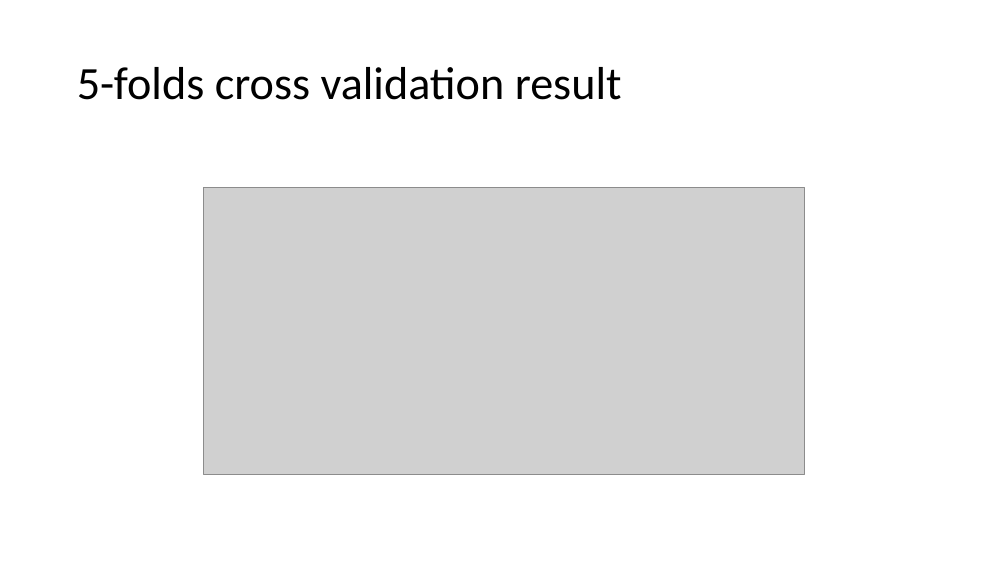
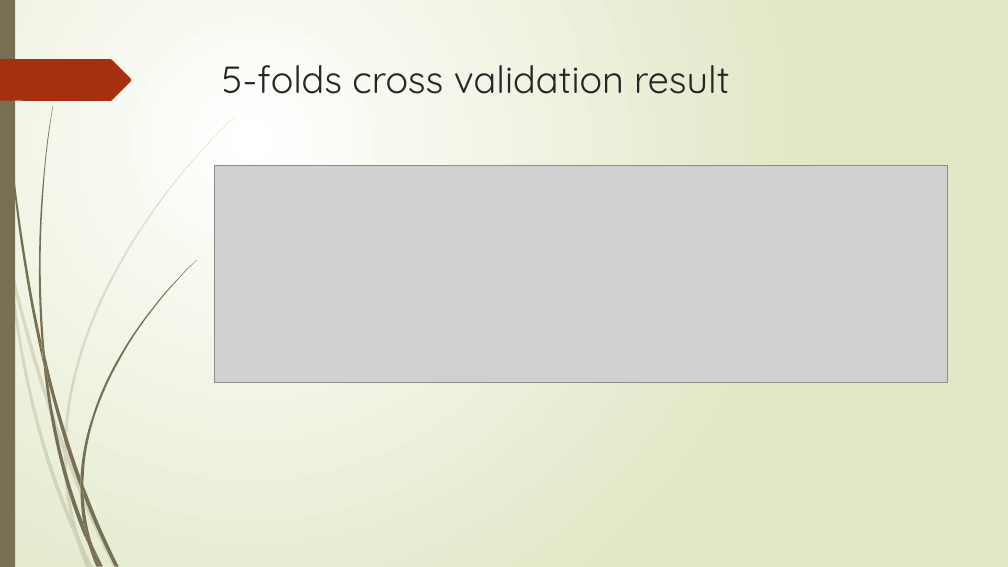
Before and after one commit to arifyali/50-percent-Chance-of-Awesome, a slide deck: slide 14 of Combined Slidedeck.pptx. Drawn at 1008x567 pixels with LibreOffice and Linux fonts; fonts in the diff are those of the drawing; grey boxes stand for pictures. Boxes give left, top, right and bottom in pixels: in the first picture for what was removed or moved away, otherwise in the second. Text is boxed around its words. In the diff, an @@ line names an element or a change of style, - is before the commit and + after.

```diff
--- a/Combined Slidedeck.pptx
+++ b/Combined Slidedeck.pptx
@@ background #FFFFFF to gradient #FFFFFF to #DFE8C4 @@
@@ rectangle added at box(0, 0, 15, 567), fill #766F54 @@
@@ freeform shape added at box(0, 59, 132, 101), fill #A53010 @@
@@ title "5-folds cross validation result": place and size @@
-title "5-folds cross validation result" at box(77, 67, 622, 100)
+title "5-folds cross validation result" at box(222, 65, 729, 94)
@@ title "5-folds cross validation result" at box(222, 65, 729, 94): size 44 to 36 pt, font Calibri to Quicksand, text colour #000000 to #262626; line spacing 0.9 to 1; vertical alignment middle to top @@
@@ picture: place and size @@
-picture at box(203, 188, 804, 474)
+picture at box(215, 166, 948, 383)
@@ group added at box(0, 116, 236, 567): 10 freeform shapes @@
@@ group added at box(2, 0, 197, 567): 12 freeform shapes @@
```
Also in this commit, not shown: 27 other slides changed, 8 other files.
